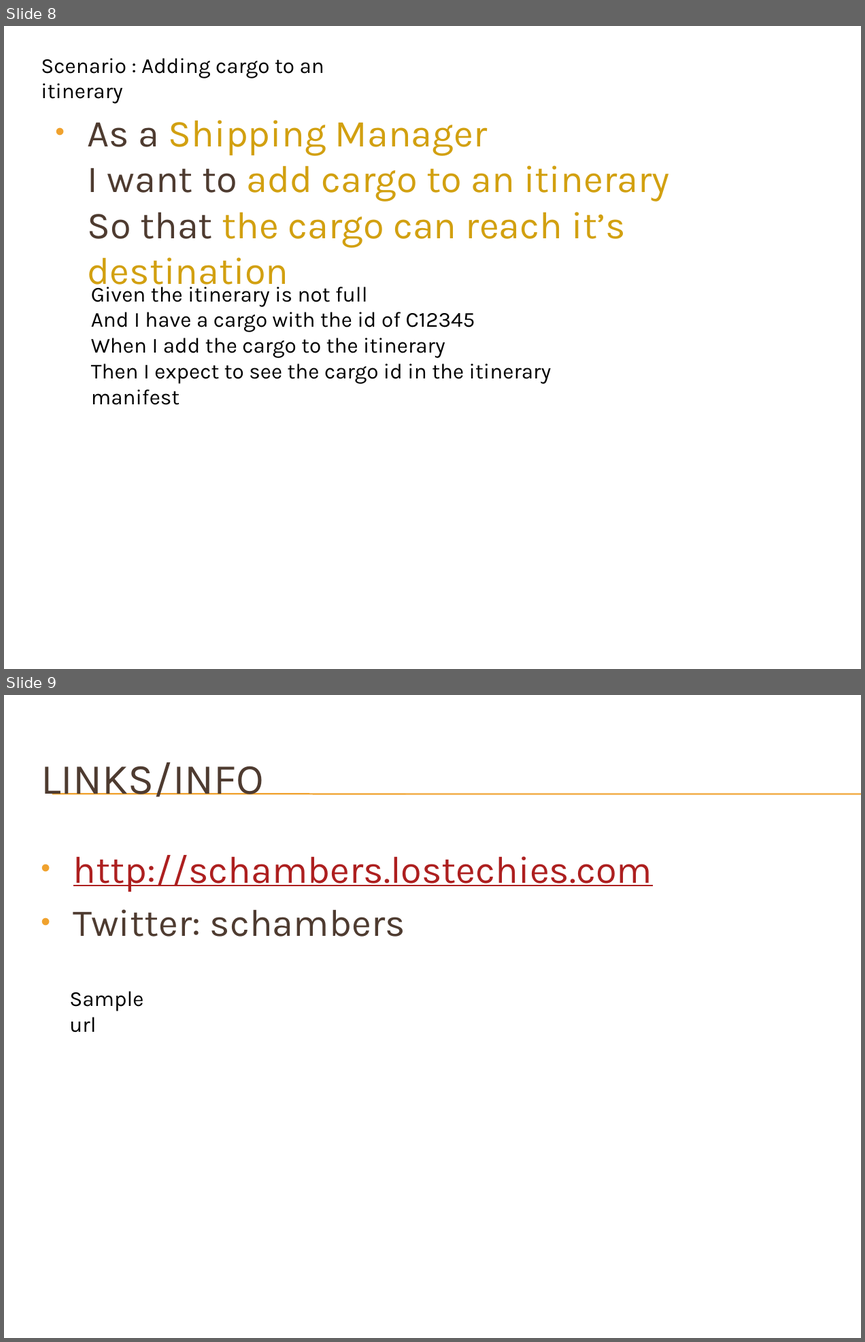
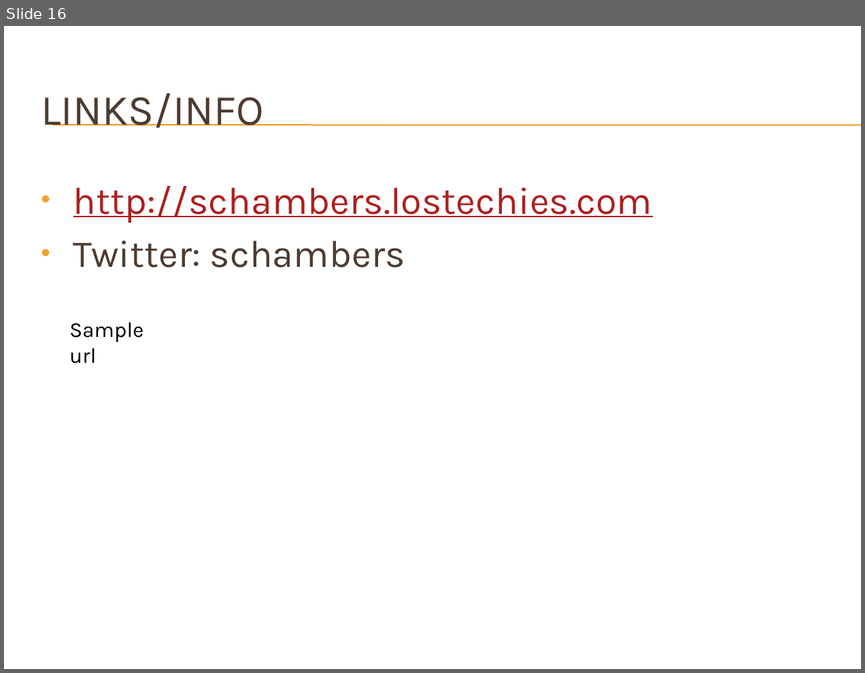
Before and after one commit to schambers/presentations, a slide deck: software-design-evolution/presentation/software-design-evolution.pptx. Shown one above the other, each under a label of ours: slides 8 and 9 before the commit, slide 16 after it. The pictures are 865x1342 and 865x673 pixels, drawn with LibreOffice and Linux fonts; fonts in the diff are those of the drawing; background and template pictures are left out. Boxes give left, top, right and bottom in pixels: in the first picture for what was removed or moved away, otherwise in the second. Text is boxed around its words. In the diff, an @@ line names an element or a change of style, - is before the commit and + after.

```diff
--- a/software-design-evolution/presentation/software-design-evolution.pptx
+++ b/software-design-evolution/presentation/software-design-evolution.pptx
@@ slide 8 removed at [4,26,861,669], background #FFFFFF @@
@@ text removed at [41,58,324,104] @@
-Scenario : Adding cargo to an itinerary
@@ text removed at [88,120,669,247] @@
-• As a Shipping Manager
-  I want to add cargo to an itinerary
-  So that the cargo can reach it’s destination
@@ text removed at [91,282,551,384] @@
-Given the itinerary is not full
-And I have a cargo with the id of C12345
-When I add the cargo to the itinerary
-Then I expect to see the cargo id in the itinerary manifest
@@ what was slide 9 is now slide 16 @@
```
Also in this commit, not shown: 2 slides changed, 9 slides added, 1 other slide removed, 2 other files.
